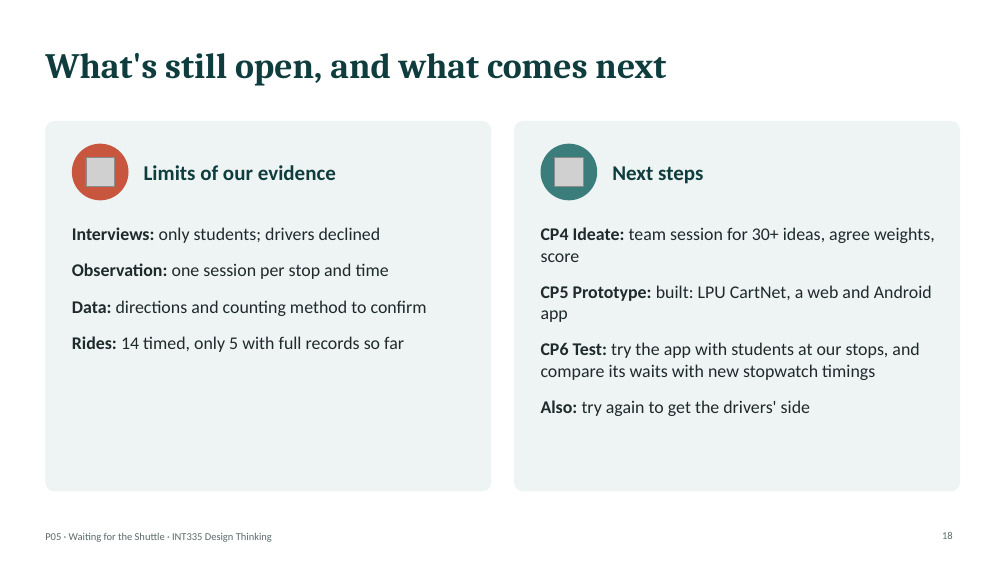
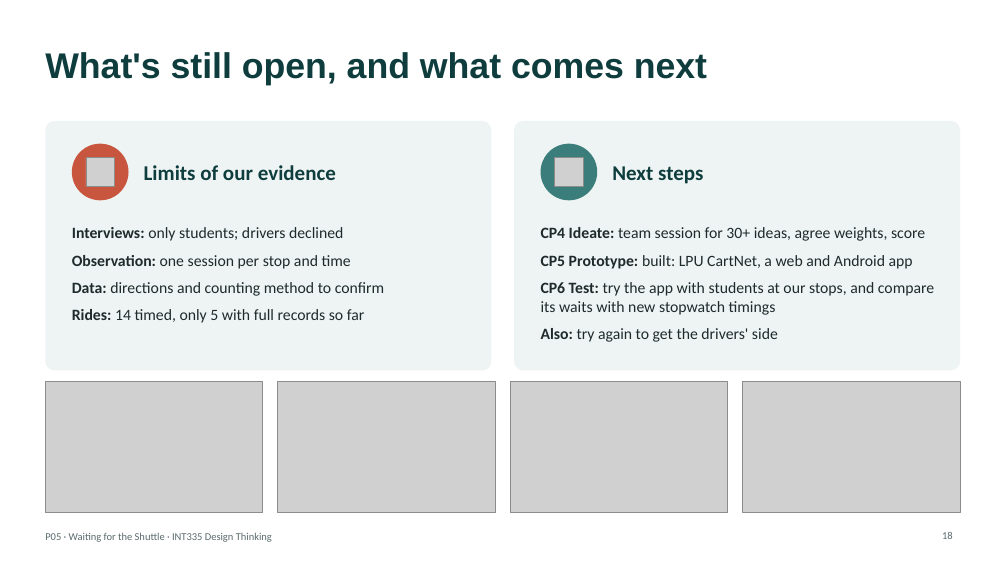
Before and after one commit to ShadowIzzHerZ/waiting-for-the-shuttle, a slide deck: slide 18 of deck/P05_Waiting_for_the_Shuttle.pptx. Drawn at 1008x567 pixels with LibreOffice and Linux fonts; fonts in the diff are those of the drawing; grey boxes stand for pictures. Boxes give left, top, right and bottom in pixels: in the first picture for what was removed or moved away, otherwise in the second. Text is boxed around its words. In the diff, an @@ line names an element or a change of style, - is before the commit and + after.

Commit message:
Deck: app screenshots in the empty space, Arial titles
Title and thank-you slides show the app instead of the van icon; the
prediction-app slide has a strip of the app in each card; the next-steps
slide shows four views of the app today. Titles now Arial, body Calibri.

```diff
--- a/deck/P05_Waiting_for_the_Shuttle.pptx
+++ b/deck/P05_Waiting_for_the_Shuttle.pptx
@@ title "What's still open, and what ..." at [45, 52, 707, 85]: font Cambria to Arial @@
@@ rounded rectangle: place and size @@
-rounded rectangle at [45, 121, 492, 492]
+rounded rectangle at [45, 121, 492, 371]
@@ rounded rectangle at [45, 121, 492, 371]: proportions changed @@
@@ rounded rectangle at [514, 121, 960, 371]: proportions changed @@
@@ rounded rectangle: place and size @@
-rounded rectangle at [514, 121, 960, 492]
+rounded rectangle at [514, 121, 960, 371]
@@ text "Interviews: only students; drivers declined" at [72, 227, 384, 323]: size 17 to 15 pt; less space between paragraphs @@
@@ text "CP4 Ideate: team session for ..." at [541, 227, 934, 342]: size 17 to 15 pt; less space between paragraphs @@
@@ picture added at [45, 382, 263, 513] @@
@@ picture added at [278, 382, 495, 513] @@
@@ picture added at [510, 382, 728, 513] @@
@@ picture added at [743, 382, 960, 513] @@
```
Also in this commit, not shown: 18 other slides changed, 1 other file.
